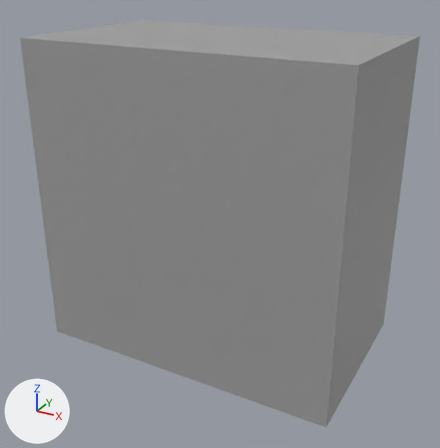
One commit to the glTF model print_parts/01_base_and_j1/.007_BaseFoot_PM.step.glb: the scene before it, then after it.
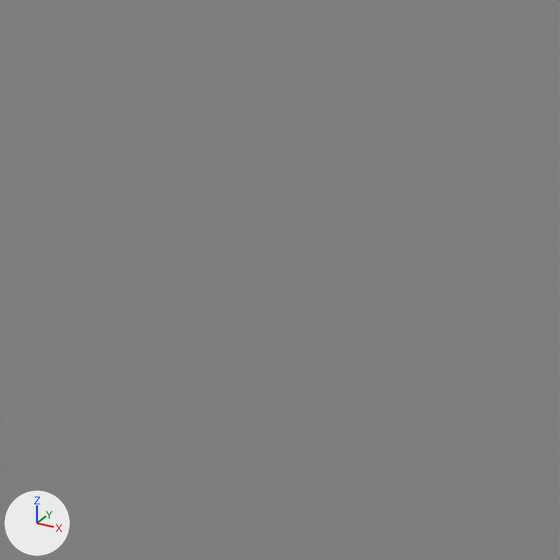
There are two pictures of each version: one whole from a camera (50 mm lens) standing at (0.0793, -0.0318, -0.0408) and looking at (0.0583, 0.0064, -0.0599), one close up on the part from 25% to 59% of the width and 30% to 64% of the height. Arrows for +X, +Y and +Z are at lower left; the lights stay in place. The older version's two pictures come first. Vertices at exactly the same position are counted once.

Objects in the first close-up: 'o1'.
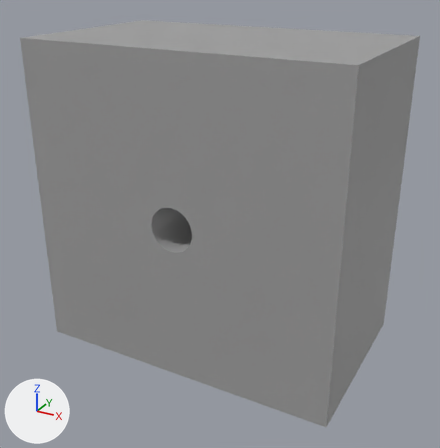
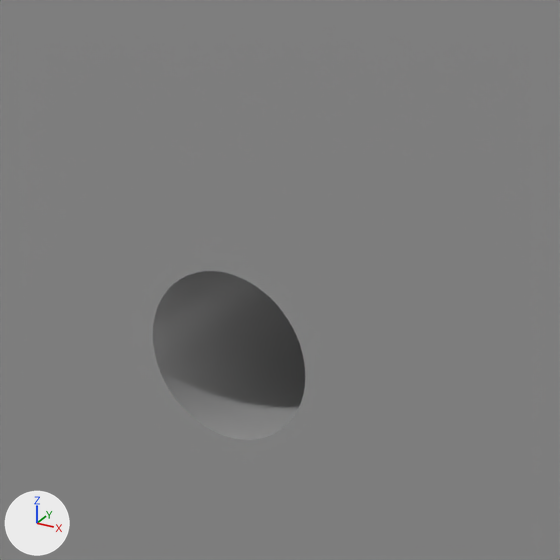
Where the change shows, as pixel boxes (x1, y1, x2, y2) in the close-ups (560 x 560 px):
part 1 of me_export_tmp_print_v010u_p016_basefoot_pm, cut back: (151, 268, 308, 440) in both

The change in detail:
me_export_tmp_print_v010u_p016_basefoot_pm is used by ob_o1; location (0.0, 0.0, 0.0).
me_export_tmp_print_v010u_p016_basefoot_pm had 8 vertices, 12 faces and spanned x 0.046..0.07, y 0.0..0.0145, z -0.07..-0.046.
me_export_tmp_print_v010u_p016_basefoot_pm now has 134 vertices, 264 faces and spans x 0.046..0.07, y 0.0..0.0145, z -0.07..-0.046.
Part 1, on me_export_tmp_print_v010u_p016_basefoot_pm:
2 faces are deleted.
63 vertices are added at x 0.0564..0.0596, y 0.0, z -0.0596..-0.0564.
63 new vertices lie (0.0, 0.011, 0.0) away from vertices in x 0.0564..0.0596, y 0.0, z -0.0596..-0.0564.
254 new faces join them.
